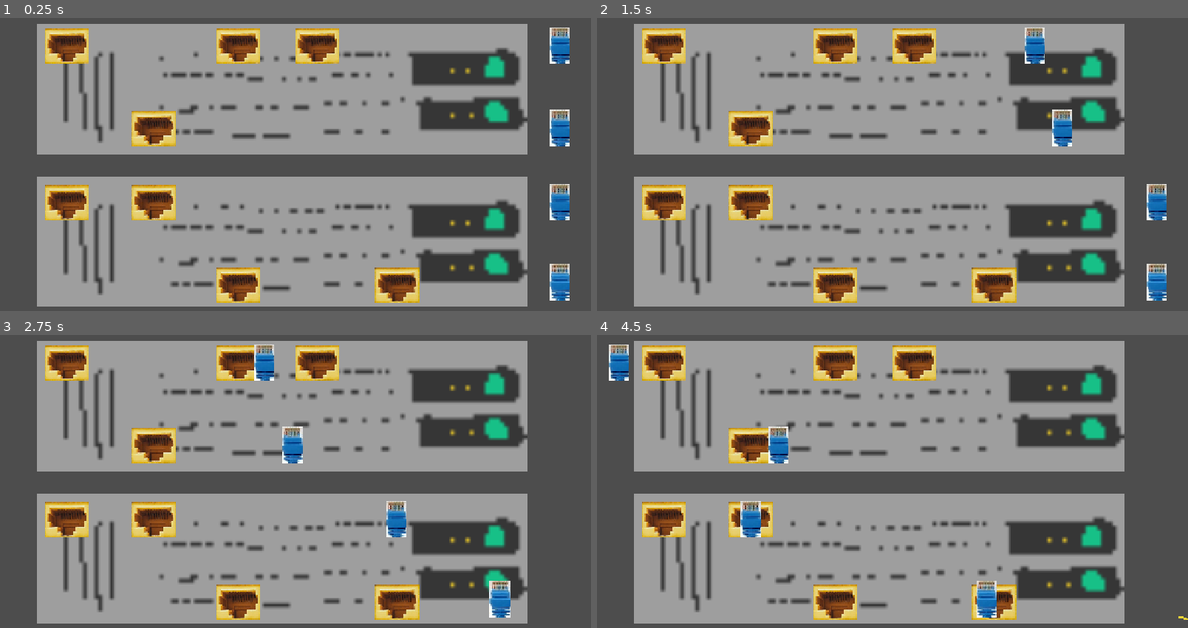
Above: before the commit, frames 1-4 (two rows, left to right).
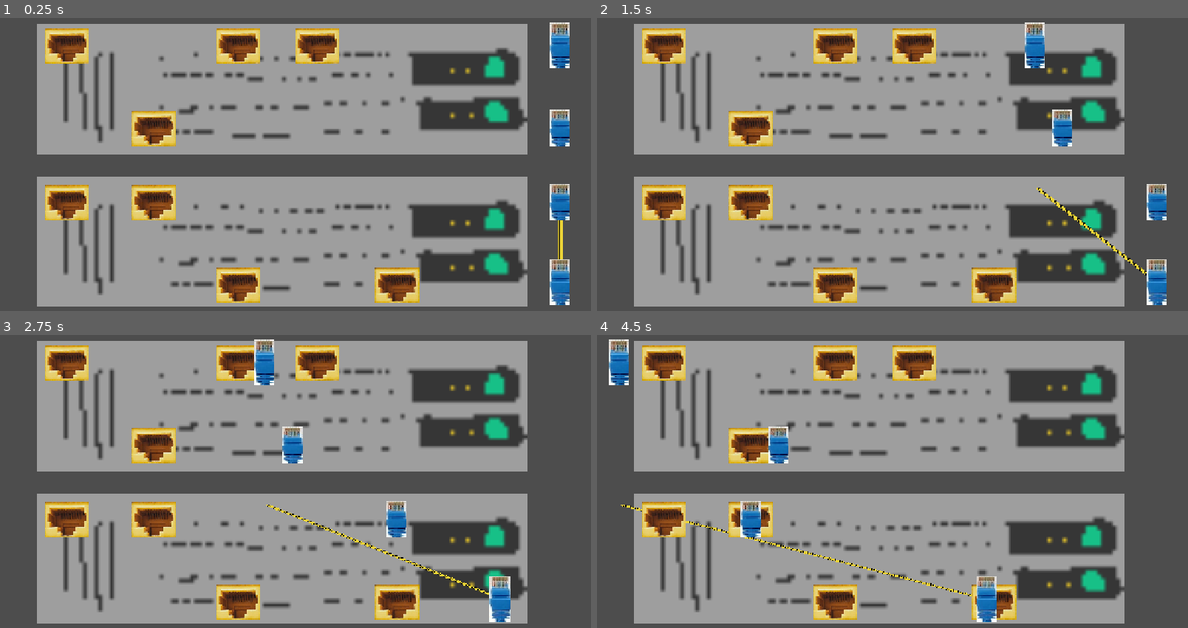
Above: after the commit, the same moments.

Repository: KeaganErasmus/Clod-Godo-Wild-Jam-99
Game: Godot game, scene res://Scenes/Plugging/plugging.tscn
Two runs of this game, one before a commit and one after it. Both use one fixed random seed, a clock stepped at 60 frames per second and the inputs below. The project has no main scene, so this scene is started directly.
Inputs (mouse positions are in pixels of both pictures, inside the frame that each line leads up to):
- Up to frame 1 (0.25 s): no input
- Up to frame 2 (1.5 s): tap Enter at 0.5 s; move the mouse to (1022, 152) at 0.52 s; hold D (move_right) 0.53-1.28 s; tap 1 (num_1) at 0.6 s; tap 2 (num_2) at 0.8, 1.35 s; move the mouse to (774, 185) at 1.27 s; hold S (move_down) from 1.28 s (still down)
- Up to frame 3 (2.75 s): tap 3 (num_3) at 1.55, 2.1 s; move the mouse to (354, 411) at 2.02 s; release S (move_down) at 2.03 s; hold D (move_right) from 2.03 s (still down); tap 4 (num_4) at 2.3 s
- Up to frame 4 (4.5 s): move the mouse to (862, 551) at 2.77 s; release D (move_right) at 2.78 s; hold W (move_up) 2.78-3.53 s; tap 4 (num_4) at 2.85 s; tap 1 (num_1) at 3.05, 4.35 s; move the mouse to (1069, 534) at 3.52 s; hold Space (magnetize) 3.53-4.28 s; hold A (move_left) from 3.53 s (still down); tap 2 (num_2) at 3.8 s; move the mouse to (715, 434) at 4.27 s

The runs differ from the first frame. In frame 1, 0.7% of the frame differs, in the area x 93-97%, y 1-98%; in frame 2, 0.9%; in frame 3, 0.9%; in frame 4, 1.0%, in the area x 2-100%, y 1-98%.

Commit message:
fix(): fixed head not stopping bug

Diff:
--- a/Scenes/Plugging/plugging.gd
+++ b/Scenes/Plugging/plugging.gd
@@ -4,8 +4,6 @@
 
 var num_active_ports: int = 4
 var used = []
-
-var active_head: EthHead = null
 
 var starting_positions = [
 	Vector2(1213.0, 94.0),
@@ -19,7 +17,7 @@
 @onready var top_ports = $PortsTop.get_children()
 @onready var bot_ports = $PortsBot.get_children()
 
-@onready var line1 = $Line2D
+@onready var line1 = $Line/Line2D
 
 # Called when the node enters the scene tree for the first time.
 func _ready() -> void:
@@ -30,29 +28,12 @@
 	line1.add_point($EthHeads/EthHead4.position, 0)
 	line1.add_point($EthHeads/EthHead.position, 1)
 
-
 # Called every frame. 'delta' is the elapsed time since the previous frame.
 func _process(_delta: float) -> void:
-	#var y_input = Input.get_axis("move_down", "move_up")
-	#var x_input = Input.get_axis("move_left", "move_right")
-	if active_head:
-		pass
-		#match y_input:
-			#1.0:
-				#active_head.move_head(Types.Direction.UP, move_speed)
-			#-1.0:
-				#active_head.move_head(Types.Direction.DOWN, move_speed)
-		#match x_input:
-			#1.0:
-				#active_head.move_head(Types.Direction.RIGHT, move_speed)
-			#-1.0:
-				#active_head.move_head(Types.Direction.LEFT, move_speed)
 
 	if Input.is_action_just_pressed("ui_select"):
 		for head in heads:
 			head.click_in()
-		#if active_head.click_in():
-			#active_head = null
 
 	for head in heads:
 		if head.position.x <= 0:
@@ -63,7 +44,6 @@
 func set_active_ports():
 	var active_ports: int = 0
 	var index: int = 0
-
 
 	for port in top_ports:
 		index = randi_range(0, top_ports.size() - 1)
@@ -92,20 +72,15 @@
 
 func set_ative_head():
 	if Input.is_action_just_pressed("num_1"):
-		active_head = $EthHeads/EthHead
+		$EthHeads/EthHead.set_active_state(true)
 	if Input.is_action_just_pressed("num_2"):
-		active_head = $EthHeads/EthHead2
+		$EthHeads/EthHead2.set_active_state(true)
 	if Input.is_action_just_pressed("num_3"):
-		active_head = $EthHeads/EthHead3
+		$EthHeads/EthHead3.set_active_state(true)
 	if Input.is_action_just_pressed("num_4"):
-		active_head = $EthHeads/EthHead4
-
-	if active_head:
-		active_head.set_active_state(true)
+		$EthHeads/EthHead4.set_active_state(true)
 
 func reset_head_position(head: EthHead):
-	if head == active_head:
-		active_head.set_active_state(false)
 	head.set_active_state(false)
 	if head == $EthHeads/EthHead:
 		head.position = starting_positions[0]
@@ -117,5 +92,7 @@
 		head.position = starting_positions[3]
 
 func draw_connections():
-	line1.set_point_position(0, $EthHeads/EthHead4.position)
-	line1.set_point_position(1, $EthHeads/EthHead.position)
+	var line_start_pos = $EthHeads/EthHead.global_position - $Line/Line2D.global_position
+	var line_end_pos = $EthHeads/EthHead4.global_position - $Line/Line2D.global_position
+	line1.set_point_position(0, line_start_pos)
+	line1.set_point_position(1, line_end_pos)
--- a/Scenes/Plugging/plugging.tscn
+++ b/Scenes/Plugging/plugging.tscn
@@ -9,12 +9,13 @@
 [node name="Plugging" type="Node2D" unique_id=104426079]
 script = ExtResource("1_3a612")
 
-[node name="Line2D" type="Line2D" parent="." unique_id=1443917387]
+[node name="Line" type="Node" parent="." unique_id=1785607675]
+
+[node name="Line2D" type="Line2D" parent="Line" unique_id=1443917387]
 position = Vector2(1206, 607)
 scale = Vector2(1, 0.39999998)
 texture = ExtResource("5_tjg8o")
-
-[node name="Line" type="Node" parent="." unique_id=1785607675]
+texture_mode = 1
 
 [node name="PortsTop" type="Node" parent="." unique_id=203587596]
 
@@ -104,7 +105,7 @@
 
 [node name="EthHead" parent="EthHeads" unique_id=1270304755 instance=ExtResource("4_fqgmi")]
 position = Vector2(1213, 94)
-scale = Vector2(1, 0.39999998)
+scale = Vector2(1, 0.5)
 
 [node name="EthHead2" parent="EthHeads" unique_id=393957347 instance=ExtResource("4_fqgmi")]
 position = Vector2(1213, 273)
@@ -116,7 +117,7 @@
 
 [node name="EthHead4" parent="EthHeads" unique_id=1095906674 instance=ExtResource("4_fqgmi")]
 position = Vector2(1213, 606)
-scale = Vector2(1, 0.39999998)
+scale = Vector2(1, 0.5)
 
 [node name="Sprite2D" type="Sprite2D" parent="." unique_id=1356016972]
 position = Vector2(611, 188.00003)
